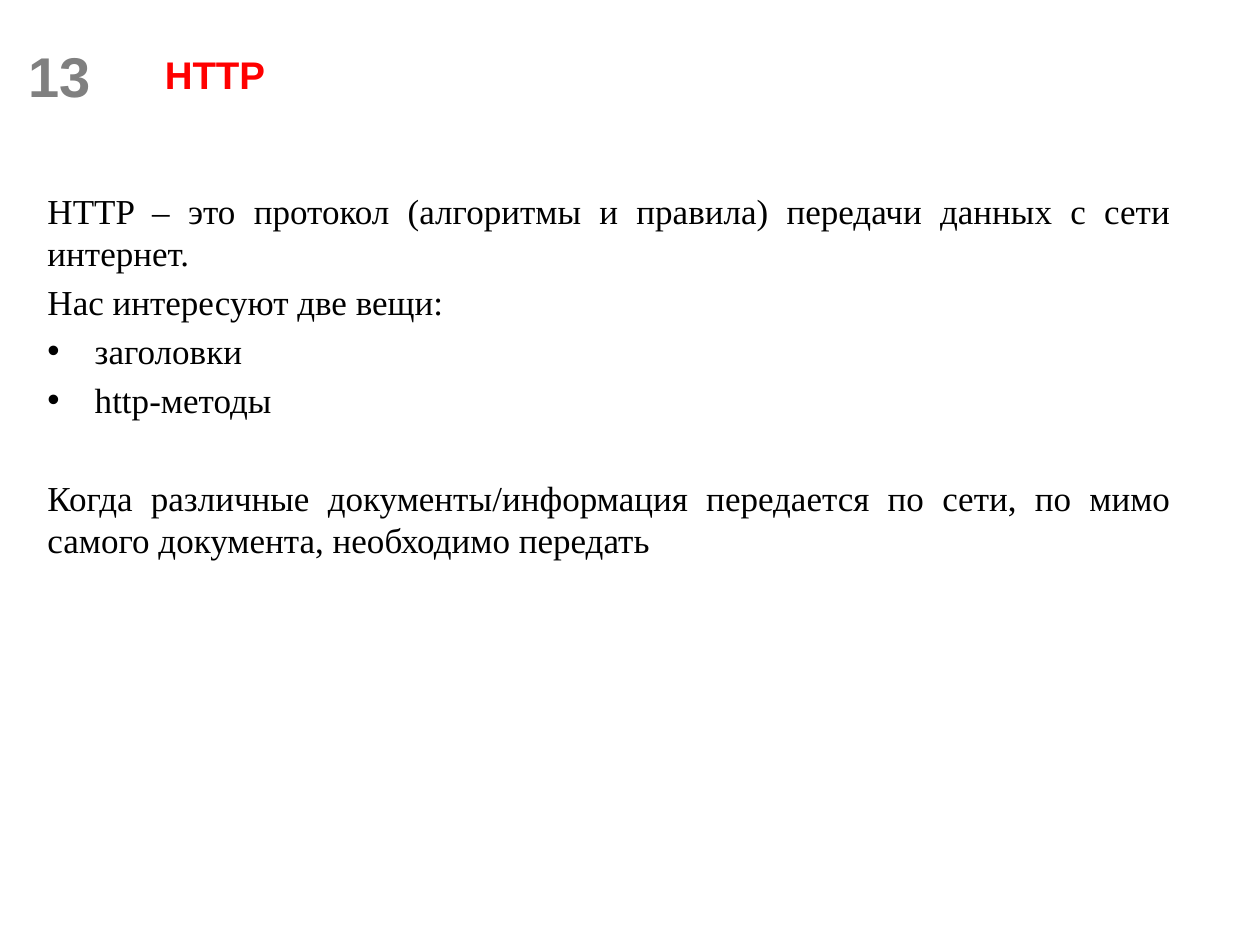
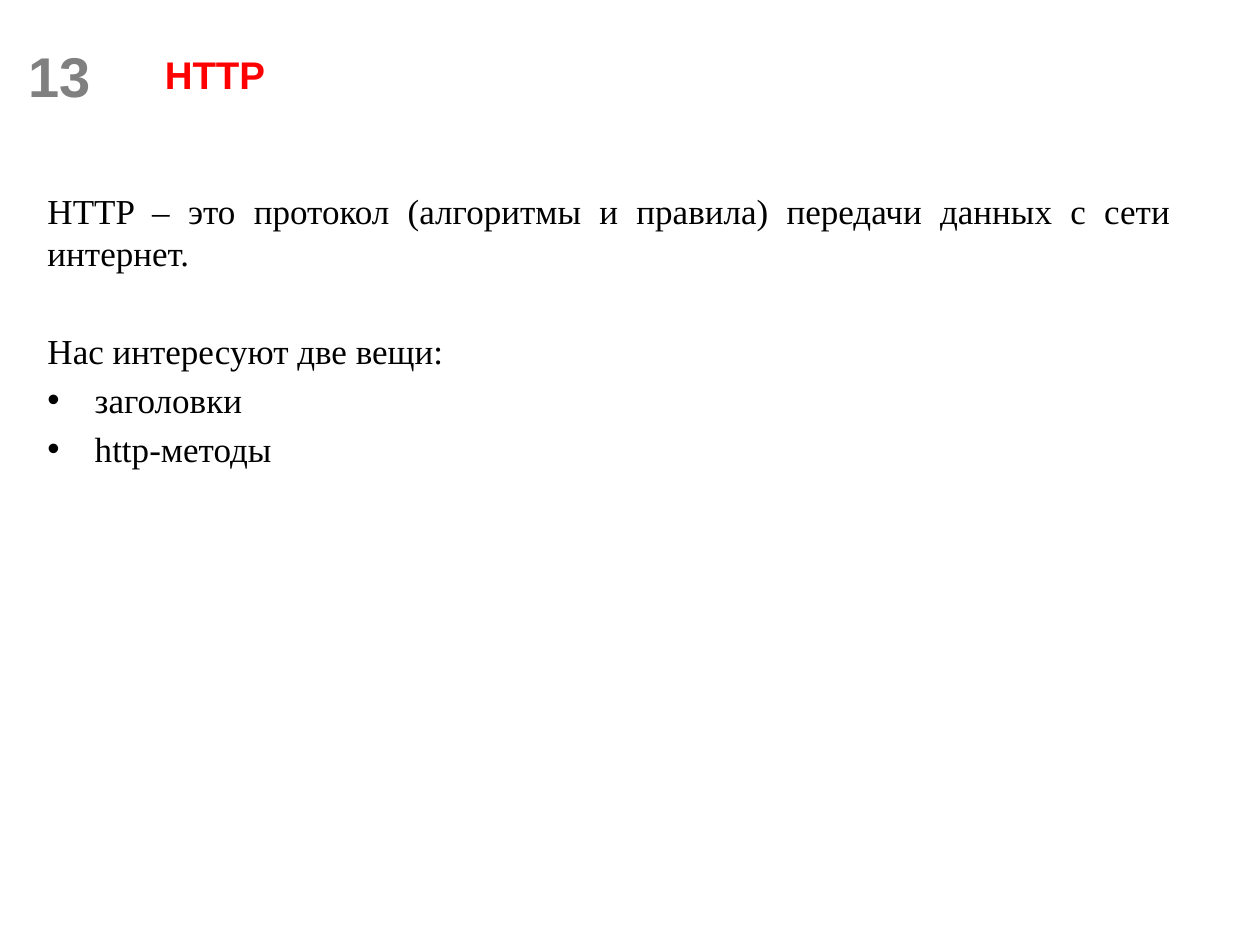
Before and after one commit to scareme/web_flask, a slide deck: slide 13 of Разработка веб-сервисов.pptx. Drawn at 1260x945 pixels with LibreOffice and Linux fonts; fonts in the diff are those of the drawing; background and template pictures are left out. Boxes give left, top, right and bottom in pixels: in the first picture for what was removed or moved away, otherwise in the second. Text is boxed around its words. In the diff, an @@ line names an element or a change of style, - is before the commit and + after.

Commit message:
add new slides & files

```diff
--- a/Разработка веб-сервисов.pptx
+++ b/Разработка веб-сервисов.pptx
@@ text at [47, 486, 1170, 561]: paragraph removed @@
-Когда различные документы/информация передается по сети, по мимо самого документа, необходимо передать
```
Also in this commit, not shown: 3 other slides changed, 5 slides added, 1 slide removed, 1 other file.
